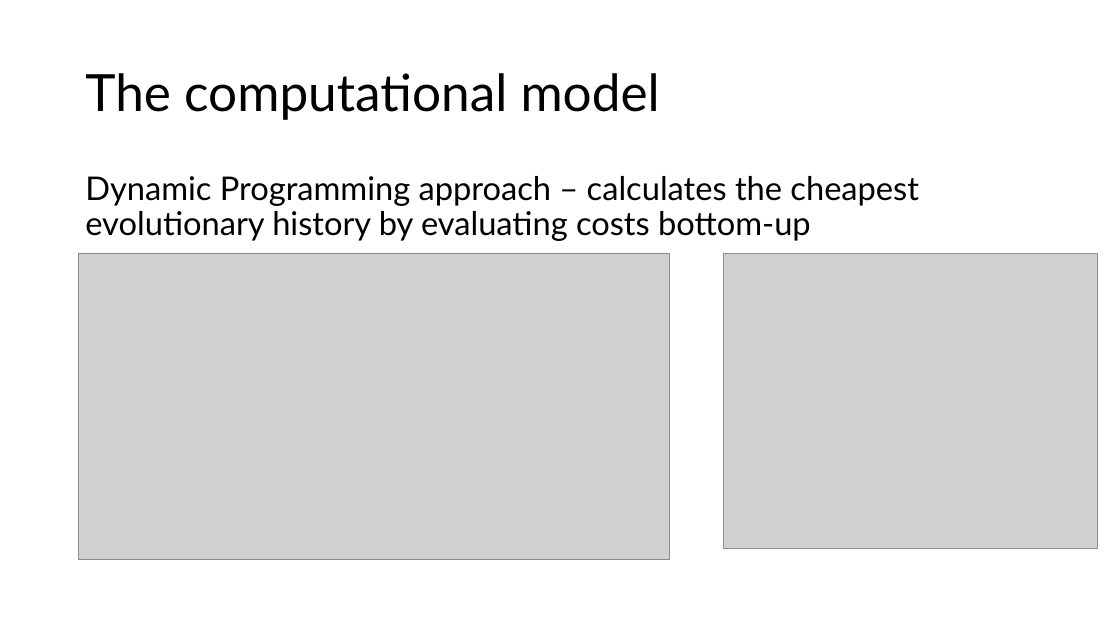
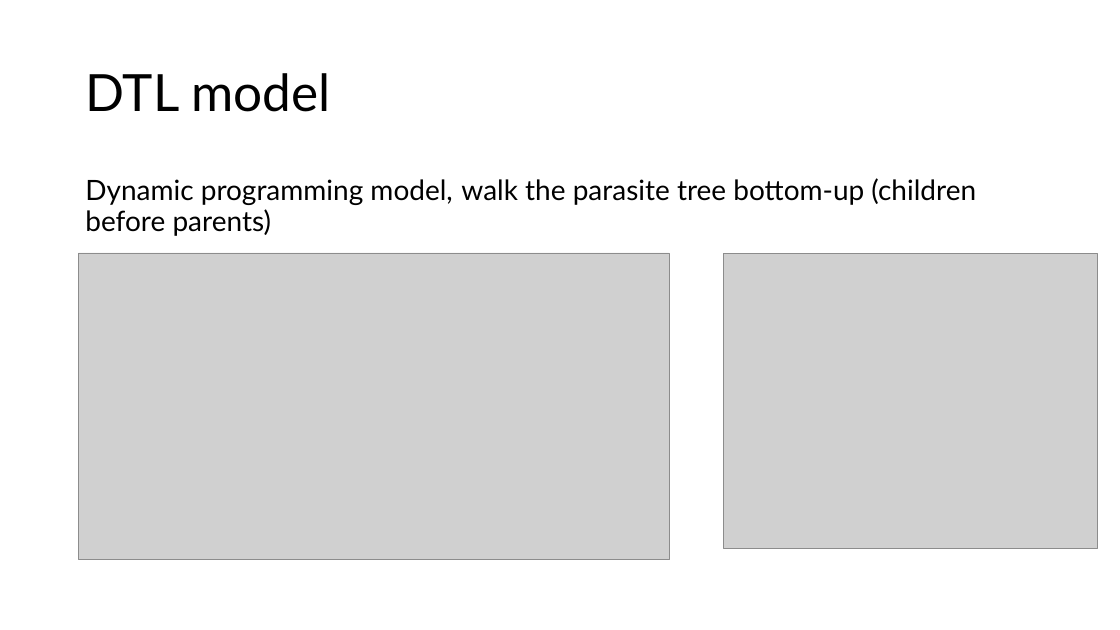
Before and after one commit to hadarshrot/cophylogenetic-reconciliation, a slide deck: slide 4 of Cophylogenetic Reconciliation Presentation.pptx. Drawn at 1120x630 pixels with LibreOffice and Linux fonts; fonts in the diff are those of the drawing; grey boxes stand for pictures. Boxes give left, top, right and bottom in pixels: in the first picture for what was removed or moved away, otherwise in the second. Text is boxed around its words. In the diff, an @@ line names an element or a change of style, - is before the commit and + after.

```diff
--- a/Cophylogenetic Reconciliation Presentation.pptx
+++ b/Cophylogenetic Reconciliation Presentation.pptx
@@ title at (x1=85, y1=73, x2=330, y2=112): text changed @@
-The computational model
+DTL model
@@ text at (x1=85, y1=178, x2=976, y2=236): text changed; size 28 to 24 pt @@
-Dynamic Programming approach – calculates the cheapest evolutionary history by evaluating costs bottom-up
+Dynamic programming model, walk the parasite tree bottom-up (children before parents)
```
Also in this commit, not shown: 1 other slide changed, 1 slide added.
